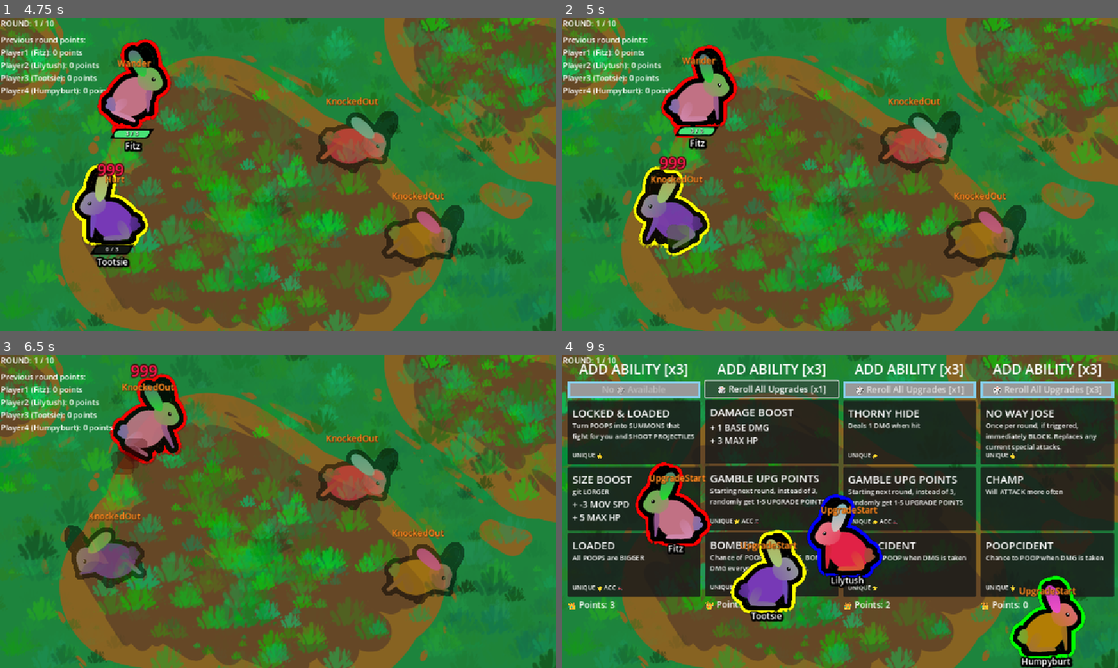
Above: before the commit, frames 1-4 (two rows, left to right).
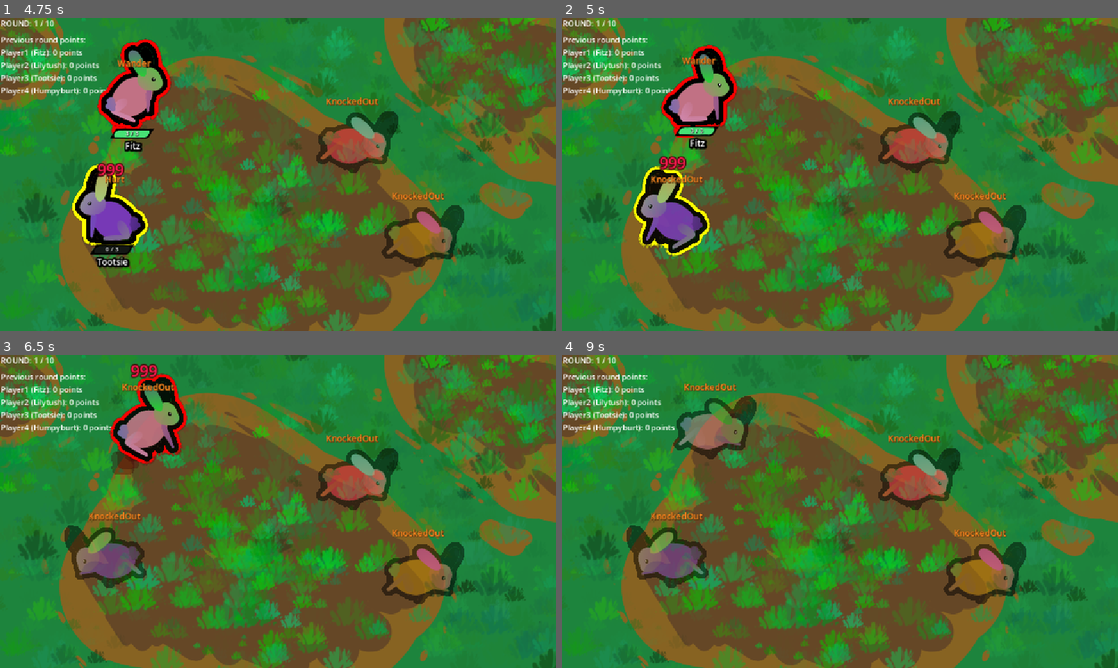
Above: after the commit, the same moments.

Repository: Galitie/tm2
Game: Godot game, scene res://test_scene.tscn
The game is run twice, just before and just after one commit, with the same random seed, the same clock (stepped at 60 frames per second) and the same inputs. Sound files missing from this copy of the repository are replaced by a short silence.
Inputs (mouse positions are in pixels of both pictures, inside the frame that each line leads up to):
- Up to frame 1 (4.75 s): click (72, 68) at 0.52 s; click (72, 68) at 1.27 s; click (72, 68) at 2.02 s; tap Enter (ui_accept) at 2.75, 2.85, 3.02, 3.32, 4.35 s; move the mouse to (400, 158) at 2.77 s; click (400, 158) at 2.92 s; drag from (166, 190) to (122, 115) at 3.52 s; move the mouse to (333, 105) at 4.27 s; click (333, 105) at 4.42 s
- Up to frame 2 (5 s): no input
- Up to frame 3 (6.5 s): drag from (250, 574) to (88, 452) at 5.02 s; move the mouse to (444, 558) at 5.77 s; tap Enter (ui_accept) at 5.85, 6.02, 6.32 s; click (444, 558) at 5.92 s
- Up to frame 4 (9 s): drag from (673, 464) to (912, 480) at 6.52 s; move the mouse to (867, 511) at 7.27 s; tap Enter (ui_accept) at 7.35, 8 s; click (867, 511) at 7.42 s; drag from (756, 433) to (673, 558) at 8.02 s; click (773, 389) at 8.75 s, where only the run before the commit has a clickable "🎲 Reroll All Upgrades [x2]"

Frame 1 is identical in both runs. In frame 2, 0.3% of the frame differs, in the area x 18-23%, y 66-74%; in frame 3, 0.2%; in frame 4, 68%, in the area x 0-100%, y 2-100%.

Commit message:
Hopefully fixed death counter bug during sudden death

Diff:
--- a/StateMachine/knocked_out.gd
+++ b/StateMachine/knocked_out.gd
@@ -9,14 +9,12 @@
 # ^^^^^^^^^^^^^^^^^^^^^^^
 
 func Enter():
-	monster.toggle_collisions(false)
 	monster.velocity = Vector2.ZERO
 	monster.current_hp = 0
 	monster.current_hp_label.text = "0"
 	monster.hp_bar.value = monster.current_hp
 	monster.z_index = -10
 	monster.get_node("HPBar").visible = false
-	Globals.game.count_death(monster)
 	monster.name_label.hide()
 
 
--- a/monster.gd
+++ b/monster.gd
@@ -153,8 +153,6 @@
 		return
 	if Globals.is_sudden_death_mode:
 		modify_hp(-max_hp)
-		send_flying(attacker)
-		return
 	if type == attack_type.MONSTER:
 		var attack : String = attacker.state_machine.current_state.name
 		match attack.to_lower():
@@ -184,10 +182,18 @@
 		damage = 1
 		mod_text = " SLIME"
 		modify_hp(-damage)
+	if current_hp <= 0:
+		toggle_collisions(false)
+		Globals.game.count_death(self)
+		if Globals.is_sudden_death_mode:
+			send_flying(attacker)
+			return
 	$Damage.text = str(int(damage)) + crit_text + mod_text
 	animation_player_damage.play("damage")
 	hit_effect(critted)
 	state_machine.transition_state("hurt")
+
+
 
 
 func modify_hp(amount):
@@ -233,15 +239,12 @@
 	audio_player.pitch_scale = 1.0
 	audio_player.stream = load("uid://dfjgpdho3lcvd")
 	audio_player.play()
-
 	var attacker_position: Vector2
 	if attacker != null:
 		attacker_position = attacker.global_position
 	else:
 		attacker_position = global_position
-
 	knockback = (global_position - attacker_position).normalized().x
-
 	Globals.game.freeze_frame(self)
 
 
